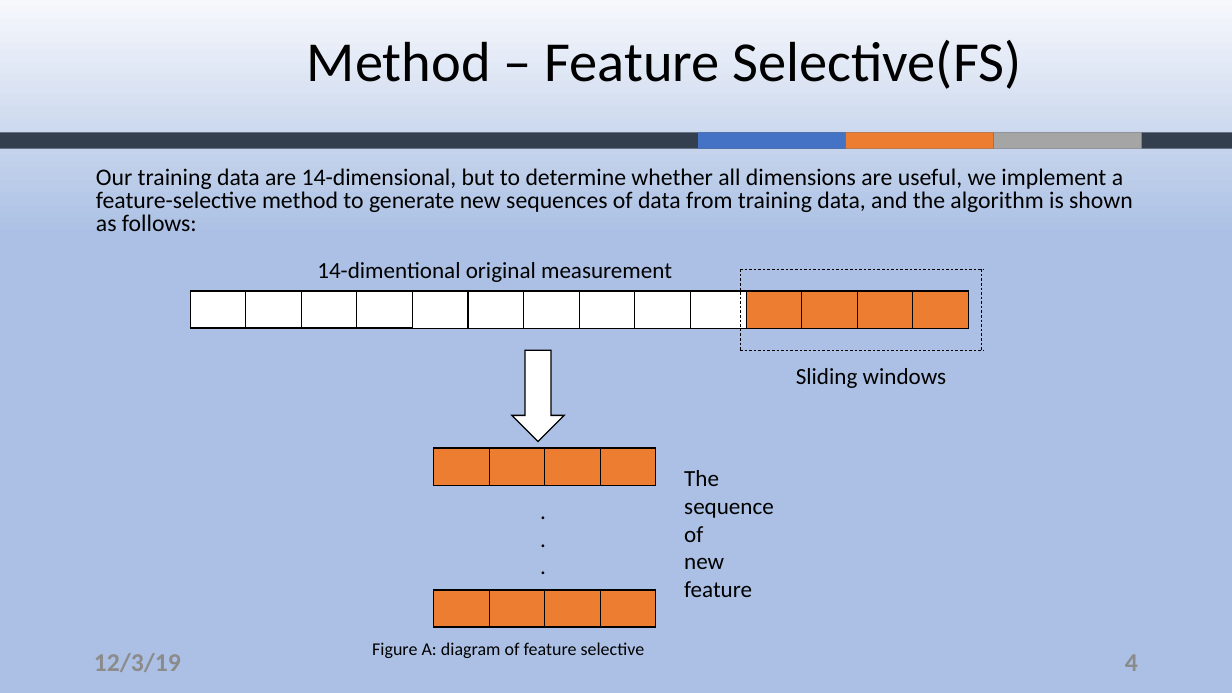
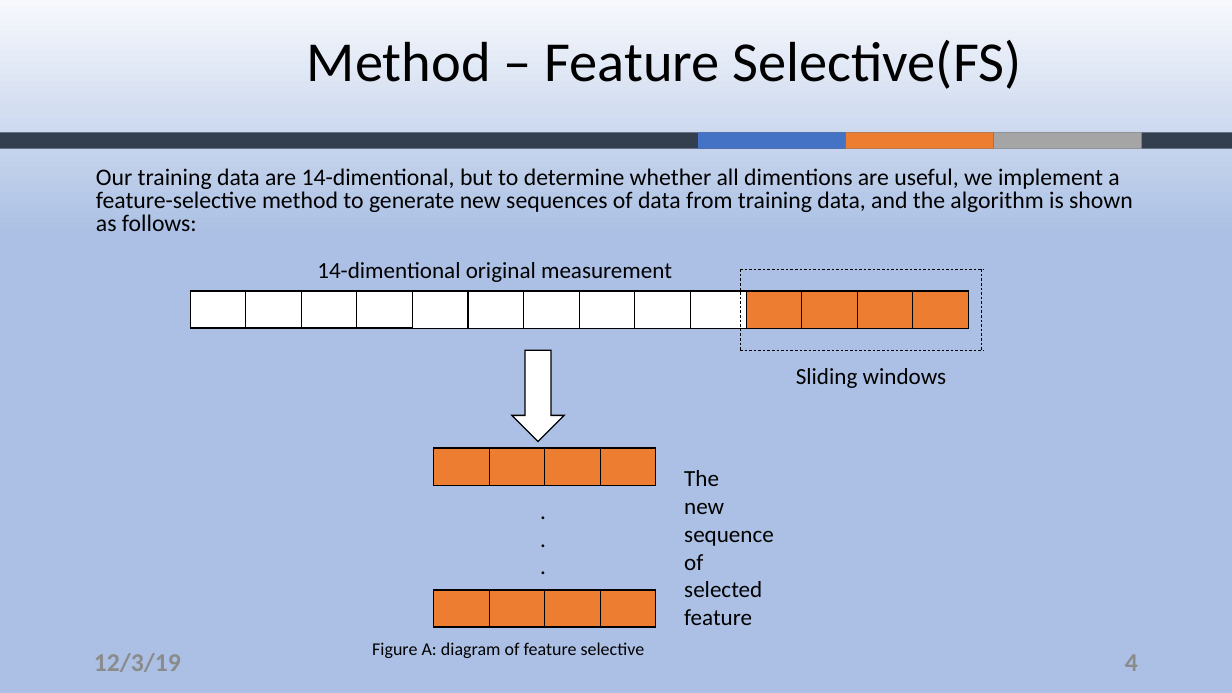
Before and after one commit to ZouYao0720/final-project-, a slide deck: slide 4 of final-presentation.pptx. Drawn at 1232x693 pixels with LibreOffice and Linux fonts; fonts in the diff are those of the drawing; background and template pictures are left out. Boxes give left, top, right and bottom in pixels: in the first picture for what was removed or moved away, otherwise in the second. Text is boxed around its words. In the diff, an @@ line names an element or a change of style, - is before the commit and + after.

Commit message:
updated on 22:57

```diff
--- a/final-presentation.pptx
+++ b/final-presentation.pptx
@@ text at <box>96,168,1133,231</box>: text changed @@
-Our training data are 14-dimensional, but to determine whether all dimensions are useful, we implement a feature-selective method to generate new sequences of data from training data, and the algorithm is shown as follows:
+Our training data are 14-dimentional, but to determine whether all dimentions are useful, we implement a feature-selective method to generate new sequences of data from training data, and the algorithm is shown as follows:
@@ text at <box>684,502,724,514</box>: paragraph added @@
+new
@@ text at <box>684,581,762,597</box>: text changed @@
-new
+selected
```
Also in this commit, not shown: 5 other slides changed.
